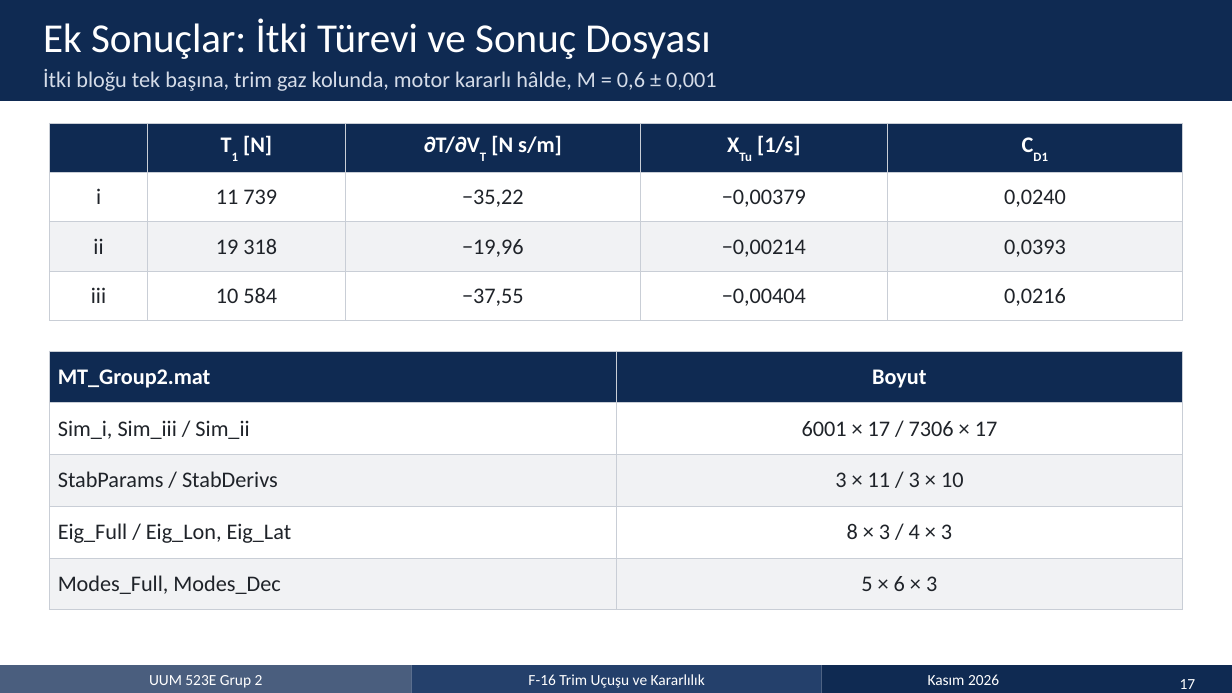
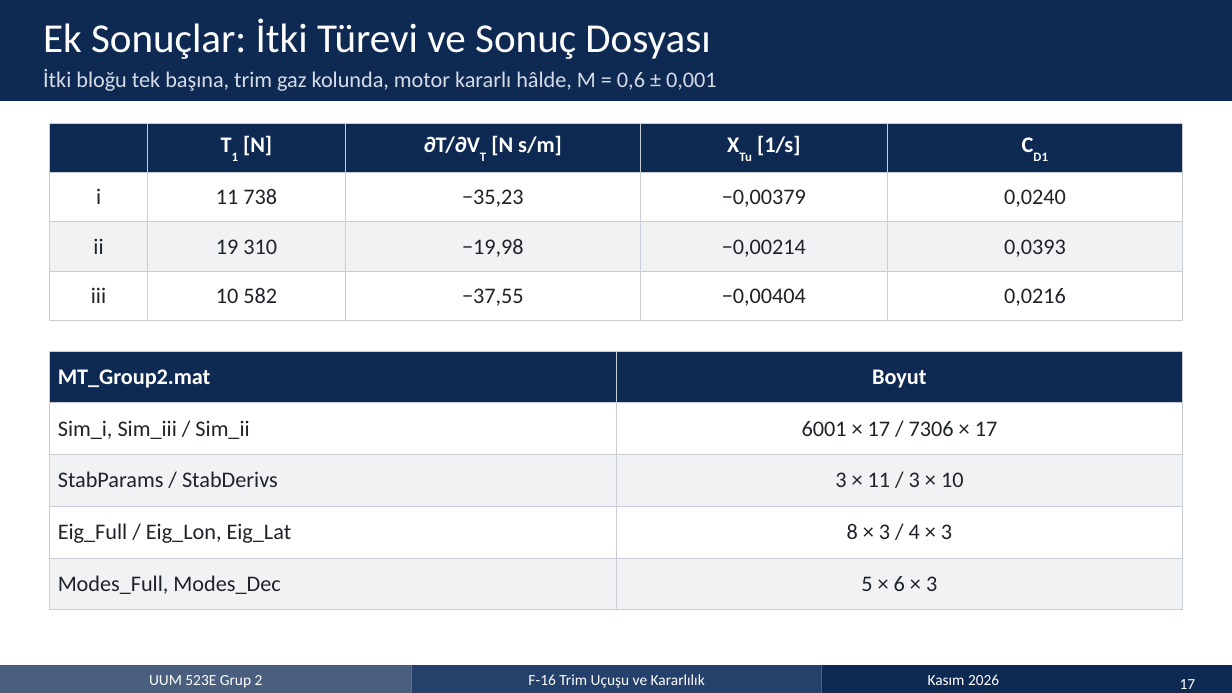
Before and after one commit to emircansurucu/UUM523E-F16-Flight-Dynamics, a slide deck: slide 17 of presentation/MT_Group2_Presentation_TR.pptx. Drawn at 1232x693 pixels with LibreOffice and Linux fonts; fonts in the diff are those of the drawing. Boxes give left, top, right and bottom in pixels: in the first picture for what was removed or moved away, otherwise in the second. Text is boxed around its words. In the diff, an @@ line names an element or a change of style, - is before the commit and + after.

Commit message:
HW2 geri bildirimi: nz = 1/cos μ, tarifeli LEF, çözüm kılavuzu uyumu
Hocanın HW2 geri bildirimi ve çözüm kılavuzuna göre trim, doğrusallaştırma,
Midterm sonuçları, raporlar ve sunum güncellendi.

Model ve kod
- trim_F16: Durum 5'te yük faktörü Ders 4'teki gibi f_NLF = nz - 1/cos μ
  (önceden gövde ekseni normal ivmesi). Yeni trim: φ = 75.74°, μ = 75.522°.
- linearize_F16: δlef her adımda tarifeden hesaplanıyor ('tarife');
  Midterm Problem 2 için 'sabit' seçeneği. Adım Ders 5'teki gibi 1e-3.
- init_F16: kütle m = 9295.4 kg (çözüm kılavuzu; önceden W/g0 = 9298.64 kg).
- Yeni: lefTarife.m (LEF tarifesi), sim_F16.m (trimden benzetim).
- run_HW2 ve run_MT sadeleştirildi, ek doğrulamalar çıkarıldı.

Sonuçlar
- HW2_Group2.mat, MT_Group2.mat ve bütün grafikler yeniden üretildi.
- Trim değerleri çözüm kılavuzuyla son basamağa kadar örtüşüyor; A/B'de
  yalnızca β türevlerinde 1e-4 mertebesinde fark var (tablolardaki β = 0 kırılması).
- iii: LEF tarifesiyle kısa periyot iki reel köke ayrılıyor, fugoid
  kararsız (t2 = 20.5 s); LEF sabitken +0.787 1/s kökü var.

Rapor, sunum, README
- Üç koşulun A matrisi karşılaştırması fiziksel nedenleriyle eklendi
  (tablo alin.tex).
- Ödev 2 düzeltmeleri listesi ve çözüm kılavuzuyla karşılaştırma eklendi.
- Bütün tablolar, metindeki sayılar ve sunum (EN/TR, pptx/pdf) güncellendi.

```diff
--- a/presentation/MT_Group2_Presentation_TR.pptx
+++ b/presentation/MT_Group2_Presentation_TR.pptx
@@ table at box(49, 123, 1183, 310) @@
-row 2, column 2: 11 739
+row 2, column 2: 11 738
-row 2, column 3: −35,22
+row 2, column 3: −35,23
-row 3, column 2: 19 318
+row 3, column 2: 19 310
-row 3, column 3: −19,96
+row 3, column 3: −19,98
-row 4, column 2: 10 584
+row 4, column 2: 10 582
```
Also in this commit, not shown: 9 other slides changed, 56 other files.
